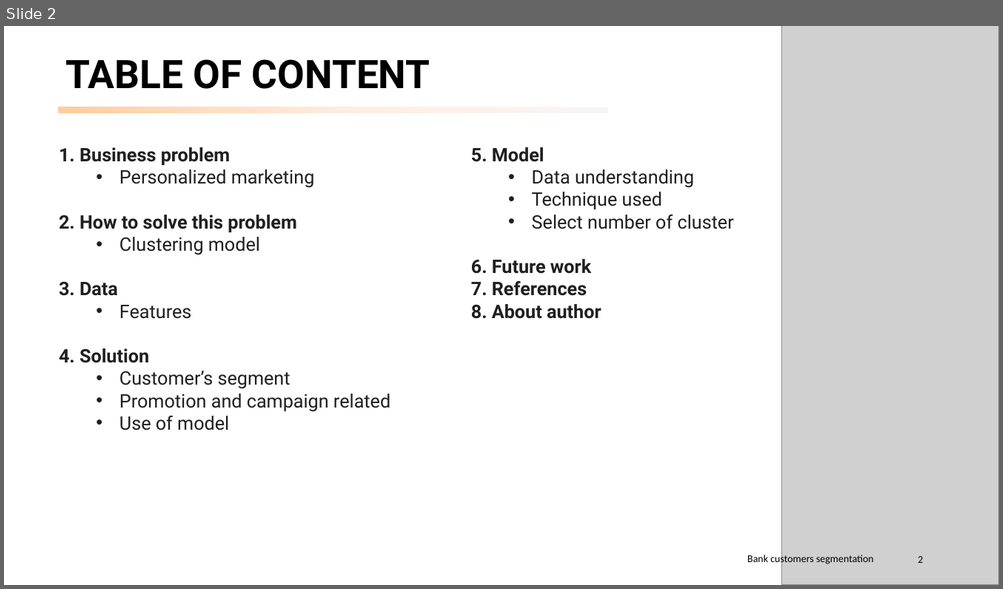
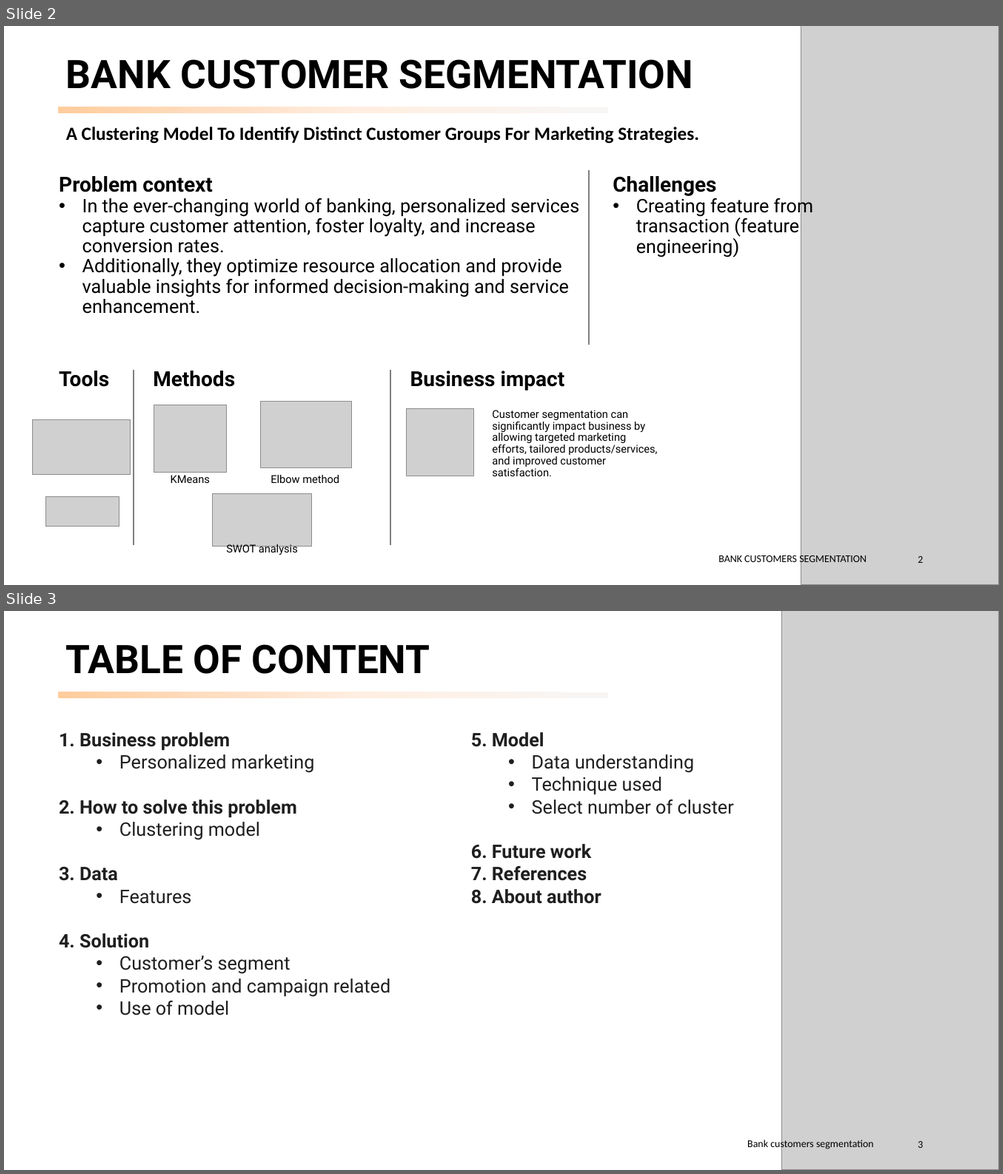
Before and after one commit to peerapat-t/Banking-customer-segmentation, a slide deck: banking customer segmentation.pptx. Shown one above the other, each under a label of ours: slide 2 before the commit, slides 2 and 3 after it. The pictures are 1003x589 and 1003x1174 pixels, drawn with LibreOffice and Linux fonts; fonts in the diff are those of the drawing; grey boxes stand for pictures. Boxes give left, top, right and bottom in pixels: in the first picture for what was removed or moved away, otherwise in the second. Text is boxed around its words. In the diff, an @@ line names an element or a change of style, - is before the commit and + after.

```diff
--- a/banking customer segmentation.pptx
+++ b/banking customer segmentation.pptx
@@ slide 2 added at bbox=[4, 26, 999, 585], background #FFFFFF @@
@@ picture added at bbox=[801, 26, 999, 585] @@
@@ title added at bbox=[66, 59, 693, 89], 38 pt, text #000000, bold @@
+BANK CUSTOMER SEGMENTATION
@@ rectangle added at bbox=[59, 107, 608, 113], fill gradient #FFCC9C to #FFDEC3 to #FFEEE2 to #F8F6F5 @@
@@ text added at bbox=[66, 127, 699, 144], 18 pt, text #000000, bold @@
+A Clustering Model To Identify Distinct Customer Groups For Marketing Strategies.
@@ text added at bbox=[59, 176, 579, 314], 18 pt, text #000000 @@
+Problem context
+• In the ever-changing world of banking, personalized services capture customer attention, foster loyalty, and increase conversion rates.
+• Additionally, they optimize resource allocation and provide valuable insights for informed decision-making and service enhancement.
@@ line added from (589, 171) to (589, 345), #808080 1.5 pt @@
@@ text added at bbox=[612, 176, 813, 258], 18 pt, text #000000 @@
+Challenges
+• Creating feature from transaction (feature engineering)
@@ text added at bbox=[59, 371, 109, 387], 20 pt, text #000000, bold @@
+Tools
@@ line added from (134, 371) to (134, 545), #808080 1.5 pt @@
@@ text added at bbox=[153, 371, 235, 387], 20 pt, text #000000, bold @@
+Methods
@@ line added from (390, 371) to (390, 545), #808080 1.5 pt @@
@@ text added at bbox=[410, 371, 565, 391], 20 pt, text #000000, bold @@
+Business impact
@@ picture added at bbox=[261, 401, 353, 469] @@
@@ picture added at bbox=[32, 420, 130, 475] @@
@@ picture added at bbox=[154, 406, 226, 473] @@
@@ picture added at bbox=[406, 409, 473, 476] @@
@@ text added at bbox=[492, 410, 657, 477], 10.5 pt, text #000000 @@
+Customer segmentation can significantly impact business by allowing targeted marketing efforts, tailored products/services, and improved customer satisfaction.
@@ text added at bbox=[170, 475, 210, 483], 10.5 pt, text #000000 @@
+KMeans
@@ text added at bbox=[270, 475, 339, 483], 10.5 pt, text #000000 @@
+Elbow method
@@ picture added at bbox=[45, 497, 119, 528] @@
@@ picture added at bbox=[212, 494, 311, 547] @@
@@ text added at bbox=[226, 545, 298, 556], 10.5 pt, text #000000 @@
+SWOT analysis
@@ text added at bbox=[718, 554, 866, 566], 10 pt, text #000000 @@
+BANK CUSTOMERS SEGMENTATION
@@ page number added at bbox=[917, 557, 922, 563], 10 pt, text #000000 @@
+2
@@ what was slide 2 is now slide 3 @@
@@ page number at bbox=[917, 1142, 922, 1148]: text changed @@
-2
+3
```
Also in this commit, not shown: 3 slides changed, 1 other file.
